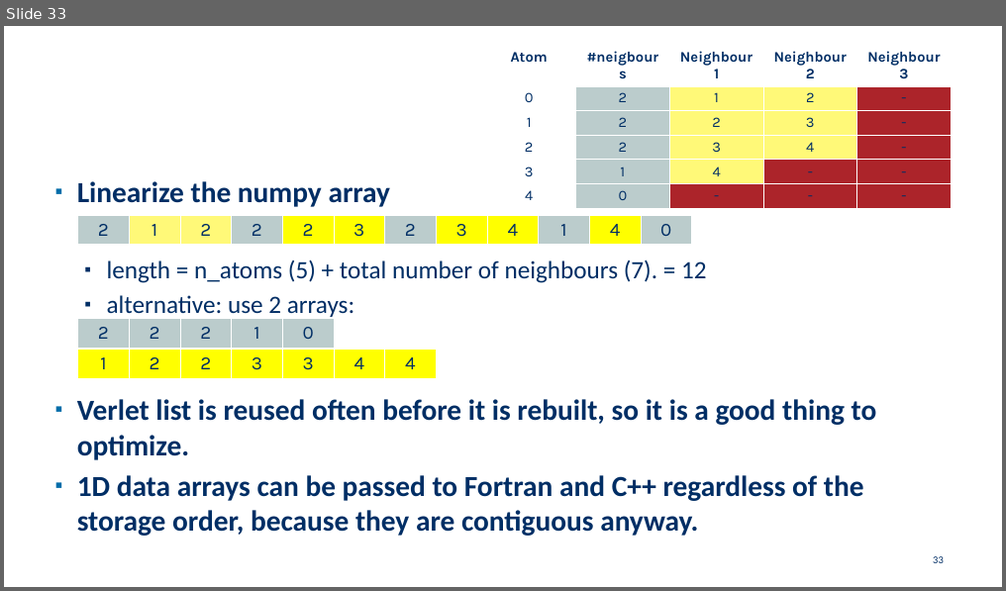
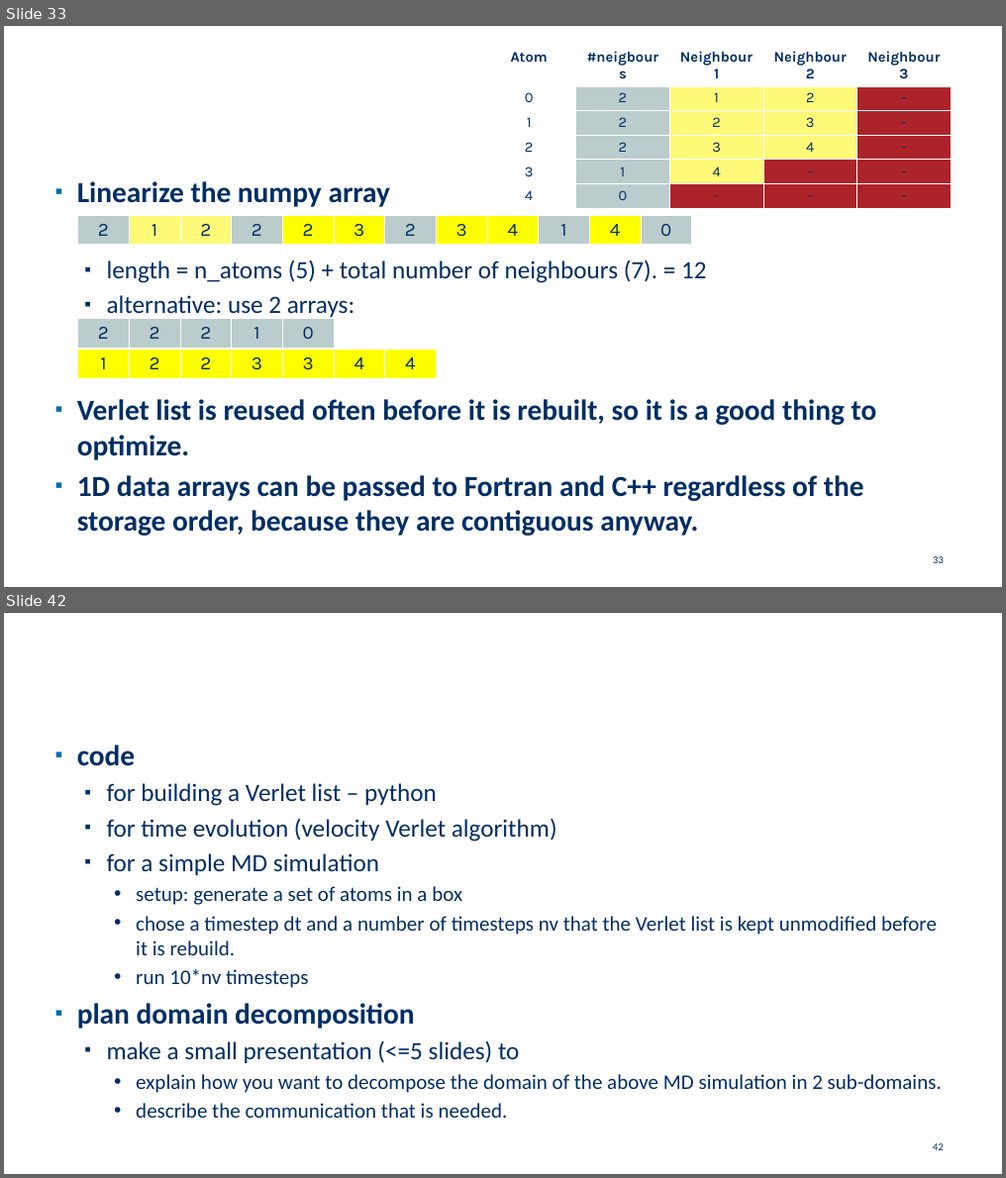
Before and after one commit to etijskens/pp, a slide deck: assignment-2021/assignment-2021.pptx. Shown one above the other, each under a label of ours: slide 33 before the commit, slides 33 and 42 after it; the slides between them are not shown. The pictures are 1006x591 and 1006x1178 pixels, drawn with LibreOffice and Linux fonts; fonts in the diff are those of the drawing; background and template pictures are left out. Boxes give left, top, right and bottom in pixels: in the first picture for what was removed or moved away, otherwise in the second. Text is boxed around its words. In the diff, an @@ line names an element or a change of style, - is before the commit and + after.

```diff
--- a/assignment-2021/assignment-2021.pptx
+++ b/assignment-2021/assignment-2021.pptx
@@ slide 42 added at [4, 613, 1002, 1174], background #FFFFFF @@
@@ text added at [77, 745, 942, 1118], 20 pt, text #002E65 @@
+▪ code
+  ▪ for building a Verlet list – python
+  ▪ for time evolution (velocity Verlet algorithm)
+  ▪ for a simple MD simulation
+    • setup: generate a set of atoms in a box
+    • chose a timestep dt and a number of timesteps nv that the Verlet list is kept unmodified before it is rebuild.
+    • run 10*nv timesteps
+▪ plan domain decomposition
+  ▪ make a small presentation (<=5 slides) to
+    • explain how you want to decompose the domain of the above MD simulation in 2 sub-domains.
+    • describe the communication that is needed.
@@ page number added at [933, 1144, 944, 1151], 10 pt, text #002E65 @@
+42
```
Also in this commit, not shown: 1 slide changed, 7 other slides added, 1 other file.
